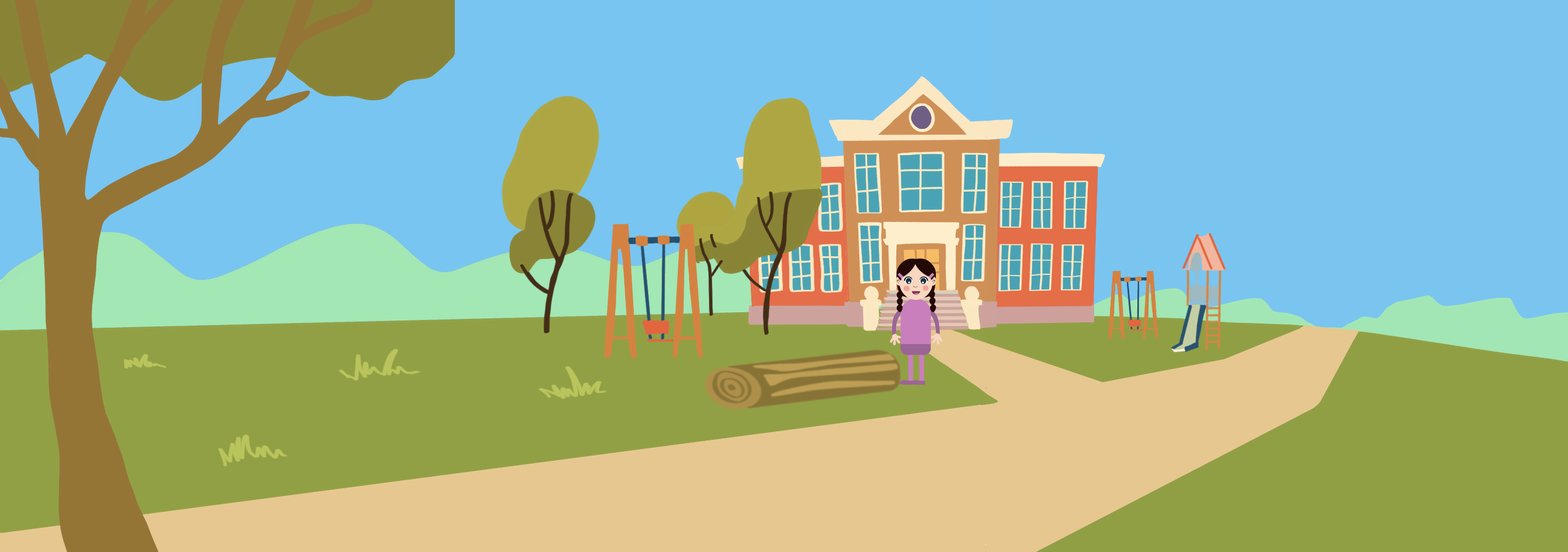
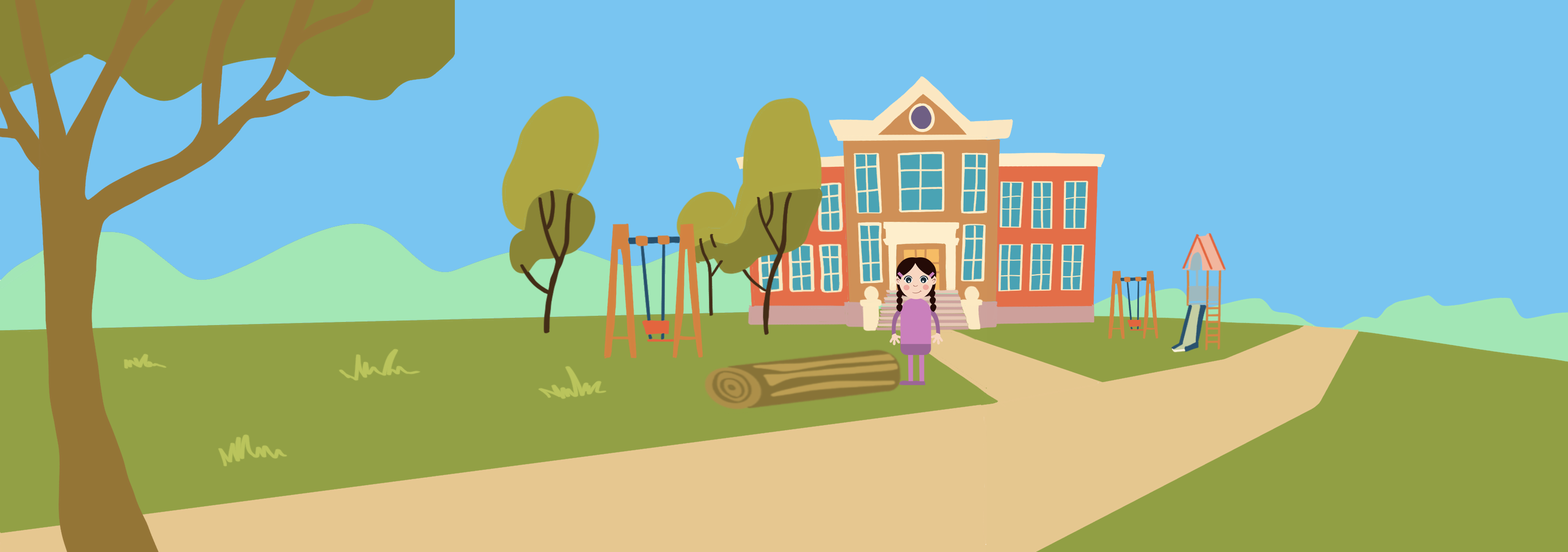
Before/after of a w=1568, h=552 layered artwork. What changed in the layer stack:
added layer "Layer 2" above "Hannah_Trailer" over box(889, 257, 944, 386)
hid "Hannah_Trailer" over box(889, 258, 943, 386)
